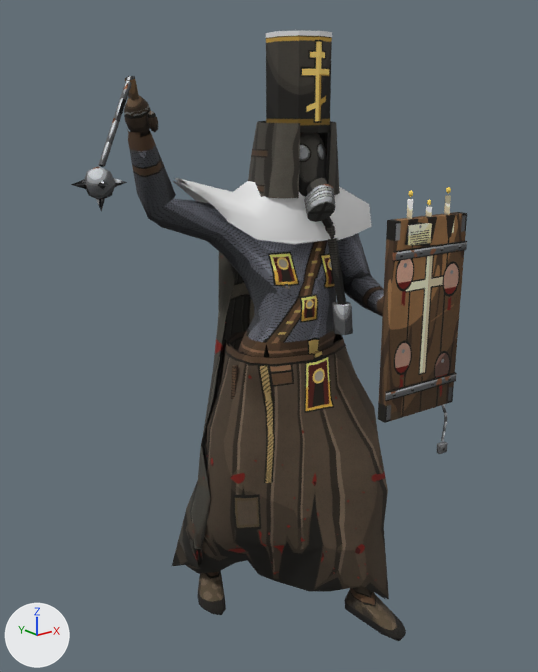
The Blender file tools/art/blend/castigator.blend, before and after one commit.
Before and after are seen from a 50 mm lens placed at (-0.946, -1.144, 1.082), pointed at (-0.094, -0.079, 0.656). Lighting does not change. The marker at lower left points along +X, +Y and +Z. The picture after the commit comes second.

The scene before the commit, as lines of its bpy script (objects in view):
```python
me_accent = bpy.data.meshes.new('Accent')
me_accent.from_pydata(...)  # 86 vertices, 116 faces; spans x -0.211..0.176, y -0.149..0.097, z 0.829..1.2
me_accent.materials.append(mat_accent)  # white #e7e7e7
me_chest = bpy.data.meshes.new('Chest')
me_chest.from_pydata(...)  # 32 vertices, 52 faces; spans x -0.036..0.063, y -0.161..-0.11, z 0.652..0.925
me_chest.materials.append(mat_castigatorchest)  # picture img_castigator_chest
me_helmet = bpy.data.meshes.new('Helmet')
me_helmet.from_pydata(...)  # 222 vertices, 368 faces; spans x -0.092..0.074, y -0.176..0.049, z 0.876..1.196
me_helmet.materials.append(mat_castigatorhelmet)  # picture img_castigator_helmet
me_weapon = bpy.data.meshes.new('Weapon')
me_weapon.from_pydata(...)  # 87 vertices, 130 faces; spans x -0.453..-0.283, y -0.09..0.029, z 0.916..1.123
me_weapon.materials.append(mat_castigatorweapon)  # picture img_castigator_weapon
me_weapon2 = bpy.data.meshes.new('Weapon2')
me_weapon2.from_pydata(...)  # 118 vertices, 176 faces; spans x 0.01..0.192, y -0.313..-0.268, z 0.42..0.939
me_weapon2.materials.append(mat_castigatorweapon2)  # picture img_castigator_weapon2
ob_accent = bpy.data.objects.new('Accent', me_accent)
ob_accent.location = (0.0, 0.0, 0.0)
ob_chest = bpy.data.objects.new('Chest', me_chest)
ob_chest.location = (0.0, 0.0, 0.0)
ob_helmet = bpy.data.objects.new('Helmet', me_helmet)
ob_helmet.location = (0.0, 0.0, 0.0)
ob_weapon = bpy.data.objects.new('Weapon', me_weapon)
ob_weapon.location = (0.0, 0.0, 0.0)
ob_weapon2 = bpy.data.objects.new('Weapon2', me_weapon2)
ob_weapon2.location = (0.0, 0.0, 0.0)
# also in view: 'Robe' at (-0.022, -0.033, 0.332); 'Body' at (-0.078, -0.073, 0.547); 'Back' at (-0.035, 0.032, 0.462)
```
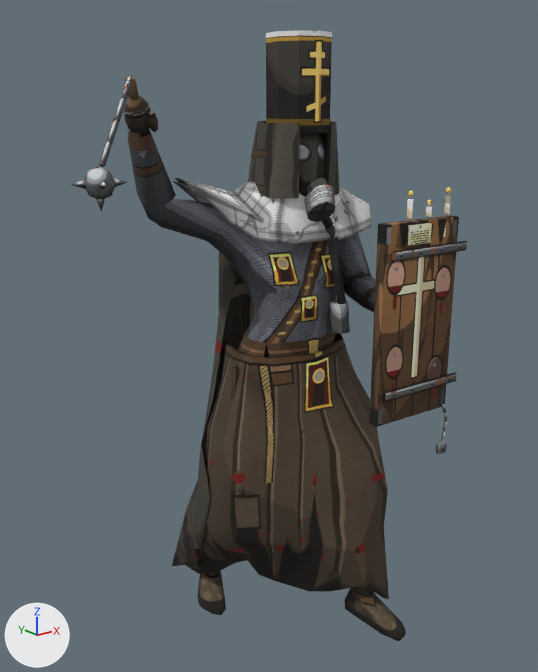
What differs and where, as boxes (x1, y1, x2, y2) in the pictures (538 x 672 px; the box of a moved part takes in the faces that stretch with it):
```json
{"object": "Weapon2", "change": "reshaped", "before": [378, 187, 467, 454], "after": [369, 187, 467, 454], "on screen": "10% wider"}
{"object": "Accent", "change": "recoloured, surface changed", "before": [173, 31, 372, 245], "after": [173, 31, 372, 245]}
{"object": "Chest", "change": "reshaped", "before": [322, 217, 353, 335], "after": [322, 217, 350, 334], "on screen": "9% narrower"}
{"part": 2, "of": "me_chest", "change": "moved or reshaped", "before": [332, 302, 353, 335], "after": [329, 300, 350, 334]}
{"part": 3, "of": "me_weapon", "change": "surface changed", "before": [71, 76, 135, 208], "after": [71, 76, 135, 208]}
{"part": 4, "of": "me_weapon2", "change": "moved or reshaped", "before": [378, 212, 467, 423], "after": [369, 215, 459, 427]}
```

The change, as JSON lines over the scene's bpy script:
```json
{"op": "add", "block": "img_castigator_accent", "code": ["img_castigator_accent = load_image('castigator-Accent', '_unpacked/castigator-Accent', 512, 512, 'sRGB')"]}
{"op": "add", "block": "mat_castigatoraccent", "code": ["mat_castigatoraccent = principled_material('castigatorAccent')", "mat_castigatoraccent.texture = img_castigator_accent", "mat_castigatoraccent.roughness = 1.0"]}
{"block": "me_accent", "where": "me_accent.from_pydata(...)  # 86 vertices, 116 faces; spans x -0.211..0.176, y -0.149..0.097, z 0.829..1.2"}
{"block": "me_accent", "where": "# used by ob_accent; location = (0.0, 0.0, 0.0)"}
{"op": "remove", "block": "me_accent", "code": "me_accent.materials.append(mat_accent)  # white #e7e7e7"}
{"block": "me_accent", "change": "me_accent part 1: texture (UV) coordinates changed"}
{"op": "add", "block": "me_accent", "code": "me_accent.materials.append(mat_castigatoraccent)  # picture img_castigator_accent"}
{"block": "me_chest", "where": "# used by ob_chest; location = (0.0, 0.0, 0.0)"}
{"op": "remove", "block": "me_chest", "code": "me_chest.from_pydata(...)  # 32 vertices, 52 faces; spans x -0.036..0.063, y -0.161..-0.11, z 0.652..0.925"}
{"op": "add", "block": "me_chest", "code": "me_chest.from_pydata(...)  # 32 vertices, 52 faces; spans x -0.036..0.061, y -0.153..-0.11, z 0.653..0.925"}
{"block": "me_chest", "change": "me_chest part 2: the loose piece of 12 vertices spanning x 0.015..0.063, y -0.161..-0.123, z 0.652..0.712 is moved by (-0.002, 0.007, 0.001)"}
{"block": "me_weapon", "where": "me_weapon.from_pydata(...)  # 87 vertices, 130 faces; spans x -0.453..-0.283, y -0.09..0.029, z 0.916..1.123"}
{"block": "me_weapon", "where": "# used by ob_weapon; location = (0.0, 0.0, 0.0)"}
{"block": "me_weapon", "change": "me_weapon part 3: 69 kept faces spanning x -0.453..-0.316, y -0.09..-0.001, z 0.916..1.123 get new texture (UV) coordinates"}
{"block": "me_weapon2", "where": "# used by ob_weapon2; location = (0.0, 0.0, 0.0)"}
{"op": "remove", "block": "me_weapon2", "code": "me_weapon2.from_pydata(...)  # 118 vertices, 176 faces; spans x 0.01..0.192, y -0.313..-0.268, z 0.42..0.939"}
{"op": "add", "block": "me_weapon2", "code": "me_weapon2.from_pydata(...)  # 118 vertices, 176 faces; spans x -0.004..0.192, y -0.315..-0.263, z 0.423..0.939"}
{"block": "me_weapon2", "change": "me_weapon2 part 4: the loose piece of 8 vertices spanning x 0.012..0.192, y -0.302..-0.268, z 0.519..0.89 is moved by (-0.016, 0.005, -0.006)"}
{"block": "me_weapon2", "change": "other edits to the shape of me_weapon2 do not show in these pictures"}
```
